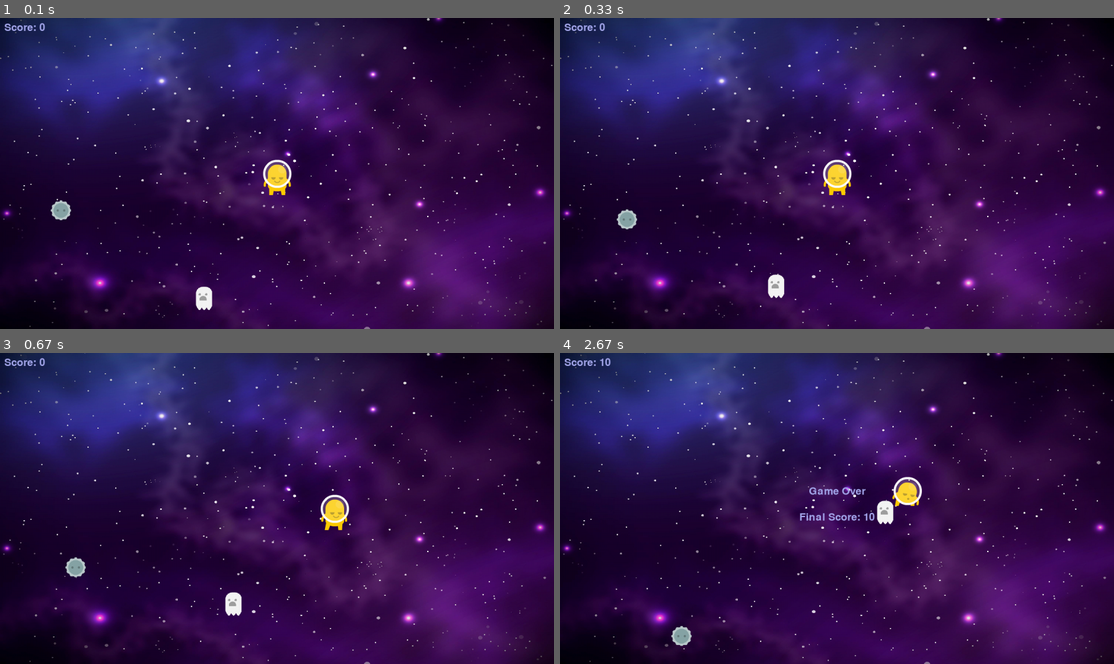
Above: before the commit, frames 1-4 (two rows, left to right).
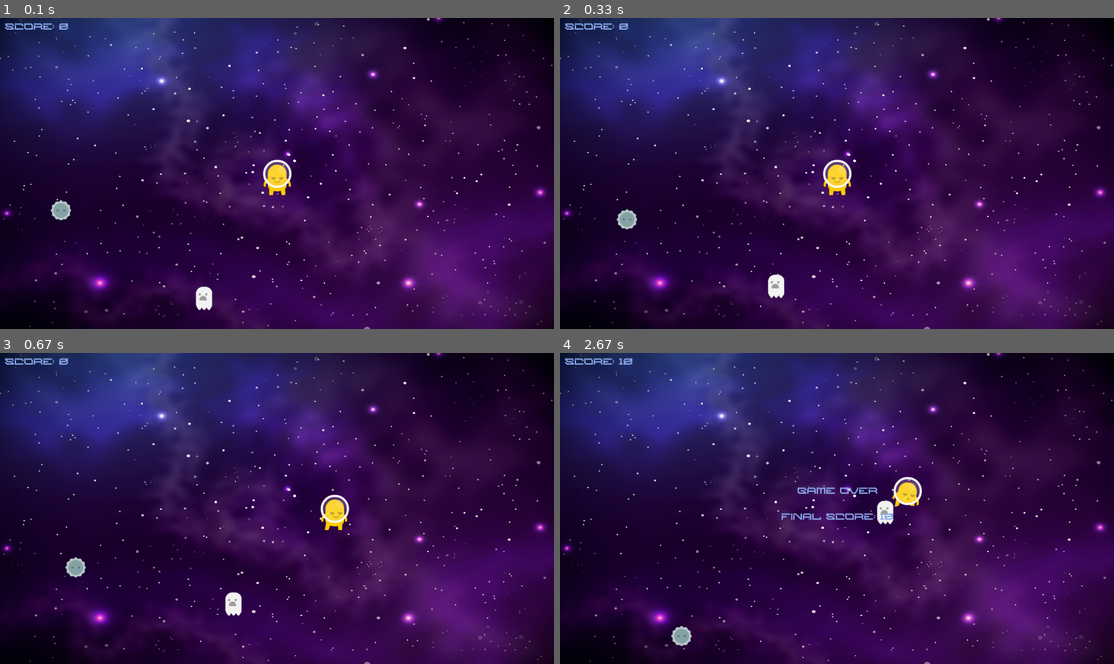
Above: after the commit, the same moments.

Repository: AndersonSouzas/pygameAlien
Game: pygame game, started from main.py
Two runs of this game, one before a commit and one after it. Both use one fixed random seed, a clock stepped at 60 frames per second and the inputs below.
Inputs:
- Up to frame 1 (0.1 s): no input
- Up to frame 2 (0.33 s): no input
- Up to frame 3 (0.67 s): hold D from 0.33 s (still down)
- Up to frame 4 (2.67 s): release D at 0.8 s; hold W 0.83-1.13 s; hold D 1.17-1.63 s; hold A 1.67-2.2 s; hold S 2.23-2.53 s

The runs differ from the first frame. In frame 1, 0.2% of the frame differs, in the area x 0-13%, y 1-5%; in frame 2, 0.2%; in frame 3, 0.2%; in frame 4, 0.8%, in the area x 0-61%, y 1-54%.

Commit message:
refactor(score): refactor the Score class to use the CustomFont class

Diff:
--- a/utils/score.py
+++ b/utils/score.py
@@ -1,34 +1,49 @@
 import pygame
+from font import CustomFont
 
 
 class Score:
-    def __init__(self, font_path=None, font_size=36, color=(164, 167, 235)):
+    def __init__(self, font_size=20, color=(138, 170, 235)):
         self.score = 0
         self.is_game_over = False
+        self._custom_font = CustomFont()
         self.color = color
-        self.font = pygame.font.Font(font_path, font_size)
+        self.font_size = font_size
 
     def add_score(self, points: int):
         if not self.is_game_over:
             self.score += points
 
     def render_score(self, screen: pygame.Surface) -> None:
-        score_text = self.font.render(f"Score: {self.score}", True, self.color)
-        screen.blit(score_text, (10, 10))
+        score_text_surface = self._custom_font.render_font(text=f"Score: {self.score}",
+                                                           font_size=self.font_size,
+                                                           font_color=self.color,
+                                                           position=(10, 10))
+        screen.blit(score_text_surface, (10, 10))
 
     def render_game_over(self, screen: pygame.Surface) -> None:
 
         if self.is_game_over:
-            game_over_text = self.font.render("Game Over", True, self.color)
-            final_score_text = self .font.render(f"Final Score: {self.score}", True, self.color)
-
             screen_width, screen_height = screen.get_size()
 
-            game_over_rect = game_over_text.get_rect(center=(screen_width//2, screen_height//2 - 40))
-            final_score_rect = final_score_text.get_rect(center=(screen_width//2, screen_height//2 + 20))
+            game_over_text_surface = self._custom_font.render_font(
+                text=f"Game Over",
+                font_size=self.font_size,
+                font_color=self.color,
+                position=(screen_width // 2, screen_height // 2 - 40)
+            )
+            game_over_rect = game_over_text_surface.get_rect(center=(screen_width // 2, screen_height // 2 - 40))
 
-            screen.blit(game_over_text, game_over_rect)
-            screen.blit(final_score_text, final_score_rect)
+            final_score_text_surface = self._custom_font.render_font(
+                text=f"Final Score: {self.score}",
+                font_size=self.font_size,
+                font_color=self.color,
+                position=(screen_width // 2, screen_height // 2 + 20)
+            )
+            final_score_rect = final_score_text_surface.get_rect(center=(screen_width // 2, screen_height // 2 + 20))
+
+            screen.blit(game_over_text_surface, game_over_rect)
+            screen.blit(final_score_text_surface, final_score_rect)
 
     def trigger_game_over(self):
         self.is_game_over = True
